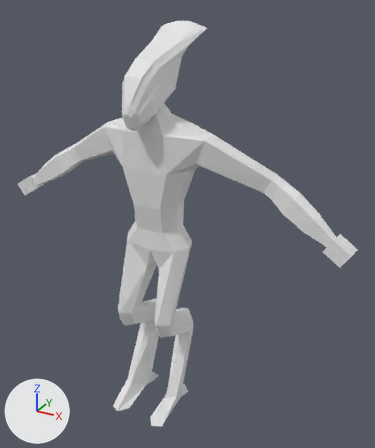
Renders of the Blender file Assets/player/playermodels/alien.blend from each side of a commit.
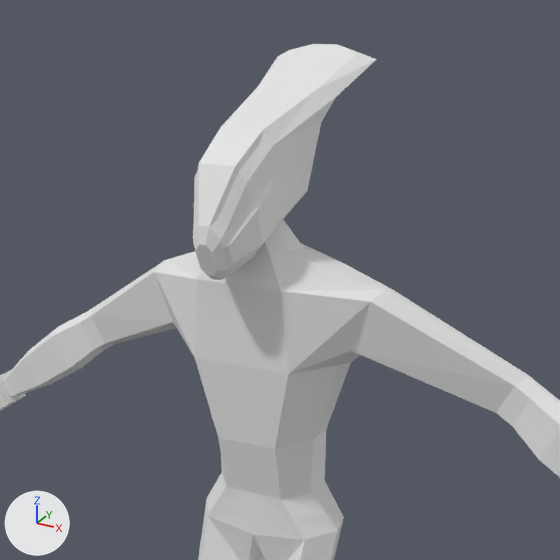
Each version is shown whole from a 50 mm camera at (1.98, -3.03, 3.2) aimed at (0.19, 0.22, 1.57), then close up on the part from 8% to 78% of the width and 0% to 58% of the height. The axes (+X, +Y, +Z) are drawn at lower left. The lights are the same throughout.

Script lines for the objects in view, before the commit:
```python
me_cube_001 = bpy.data.meshes.new('Cube.001')
me_cube_001.from_pydata(...)  # 434 vertices, 426 faces; spans x -13.4..13.4, y -3.3..4.8, z -0.2..27.6
ob_cube_001 = bpy.data.objects.new('Cube.001', me_cube_001)
ob_cube_001.location = (0.0, 0.0, 0.0)
ob_cube_001.scale = (0.11, 0.11, 0.11)
```
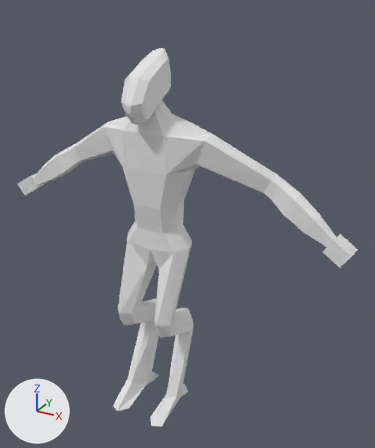
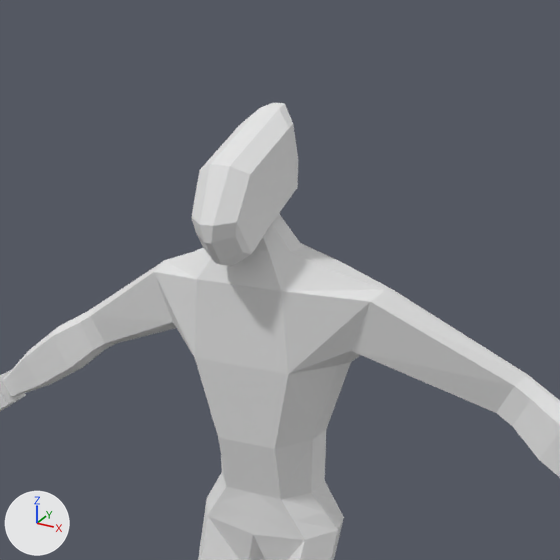
Commit message: working on alien model

What changed in the scene script:
```text
Change me_cube_001:
    used by ob_cube_001; location = (0.0, 0.0, 0.0); scale = (0.11, 0.11, 0.11)
    remove me_cube_001.from_pydata(...)  # 434 vertices, 426 faces; spans x -13.4..13.4, y -3.3..4.8, z -0.2..27.6
    add me_cube_001.from_pydata(...)  # 356 vertices, 348 faces; spans x -13.4..13.4, y -3.3..2.9, z -0.2..26.0
    me_cube_001 part 1: a new loose piece of 40 vertices spanning x -0.8..0.8, y -2.2..2.1, z 21.9..26.0
    me_cube_001 part 2
    118 vertices are removed from x -1.8..1.8, y -2.4..4.8, z 21.6..27.6
    116 faces are deleted
```

Location of each change, [x1, y1, x2, y2] in pixels of the close-ups (560 x 560 px):
'Cube.001', reshaped: before [0, 44, 560, 560]; after [0, 103, 560, 560]
part 1 of me_cube_001, added: after [191, 103, 298, 266]
part 2 of me_cube_001, deleted: before [193, 44, 377, 280]
